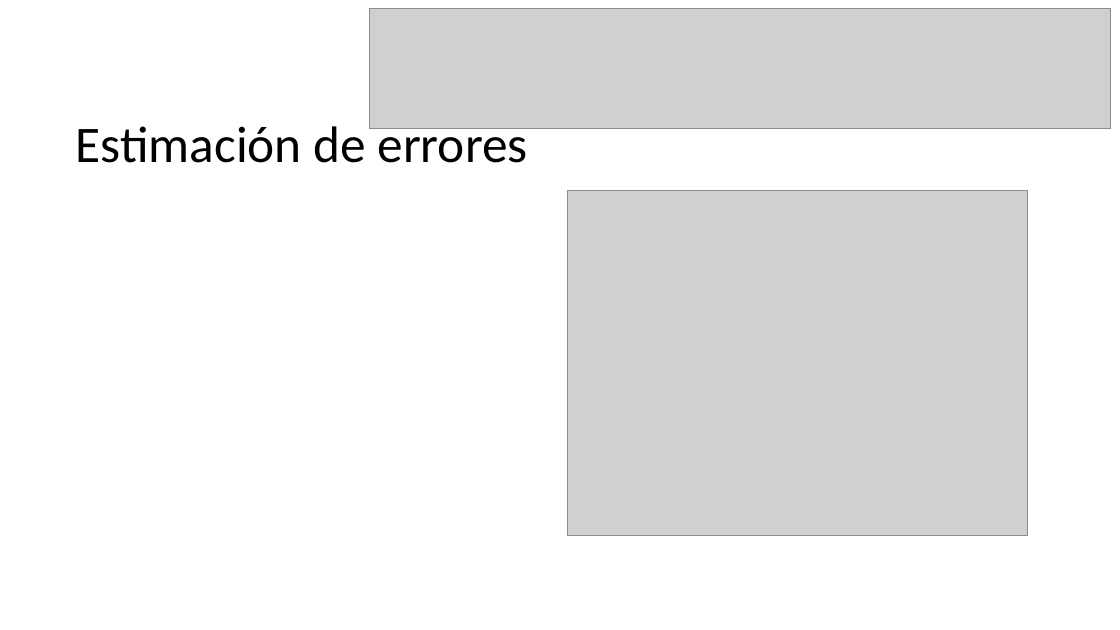
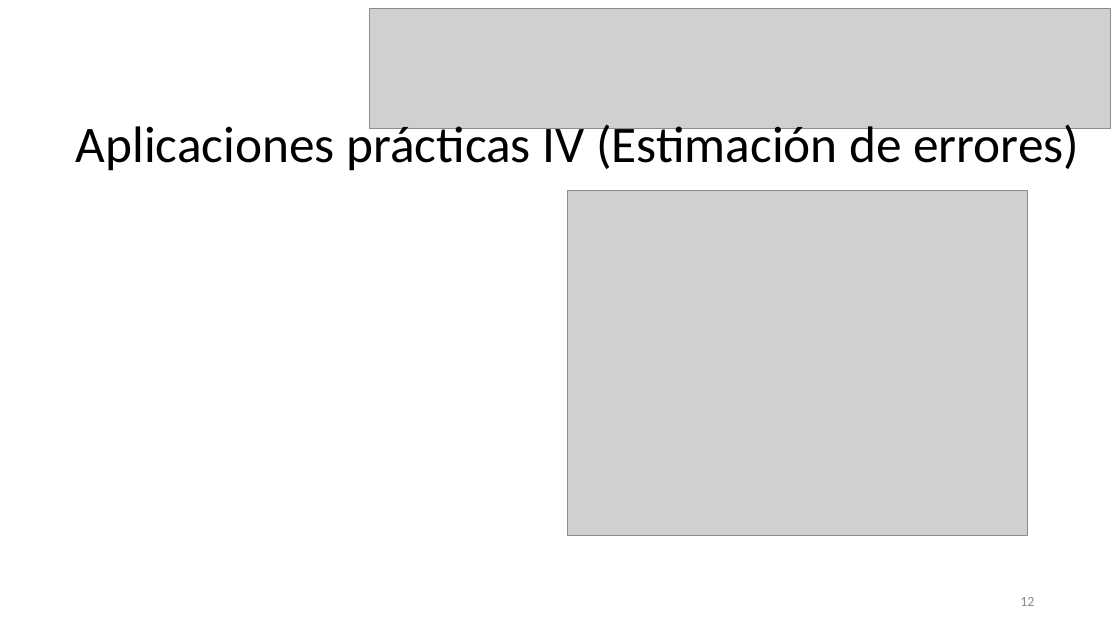
Before and after one commit to BlancaBC/Gravity, a slide deck: slide 12 of Presentacion.pptx. Drawn at 1120x630 pixels with LibreOffice and Linux fonts; fonts in the diff are those of the drawing; grey boxes stand for pictures. Boxes give left, top, right and bottom in pixels: in the first picture for what was removed or moved away, otherwise in the second. Text is boxed around its words. In the diff, an @@ line names an element or a change of style, - is before the commit and + after.

```diff
--- a/Presentacion.pptx
+++ b/Presentacion.pptx
@@ title at [76, 119, 1079, 171]: text changed @@
-Estimación de errores
+Aplicaciones prácticas IV (Estimación de errores)
@@ page number added at [1020, 597, 1034, 606], 12 pt, text #8C8C8C @@
+12
```
Also in this commit, not shown: 11 other slides changed, 1 slide added.
